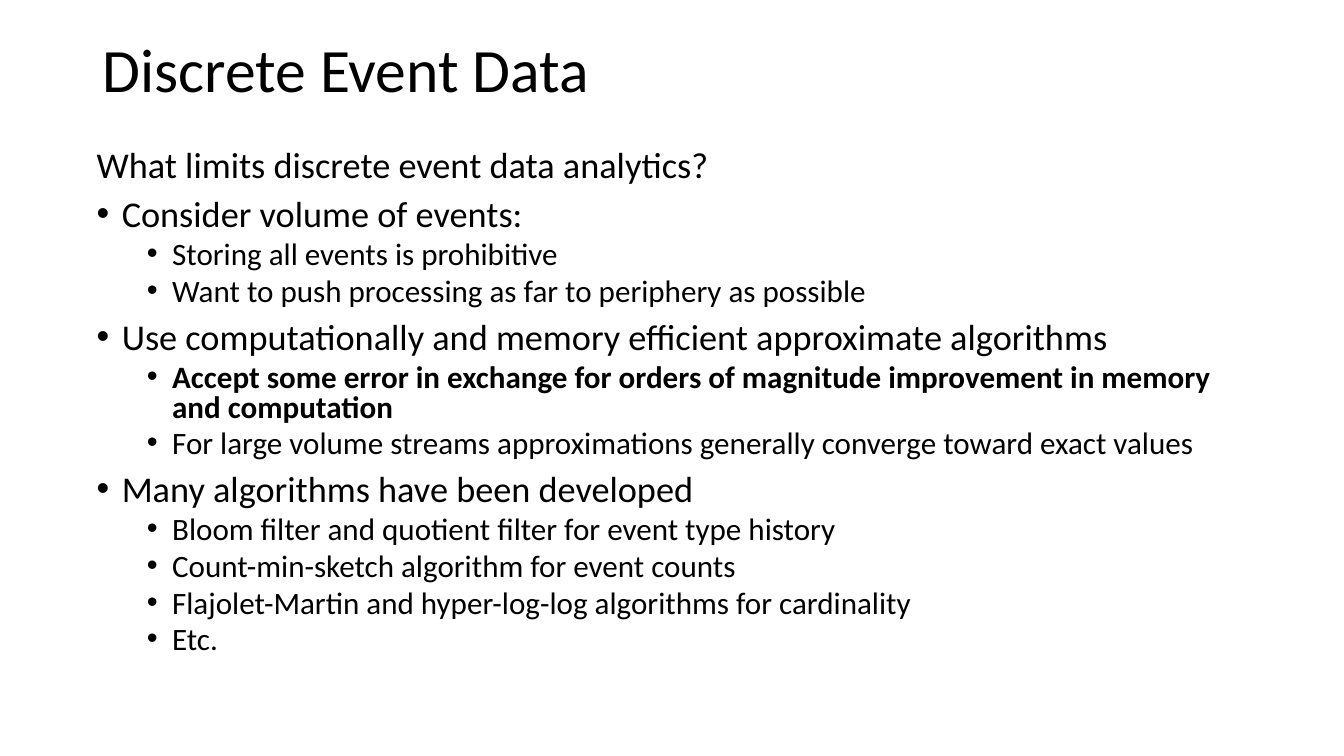
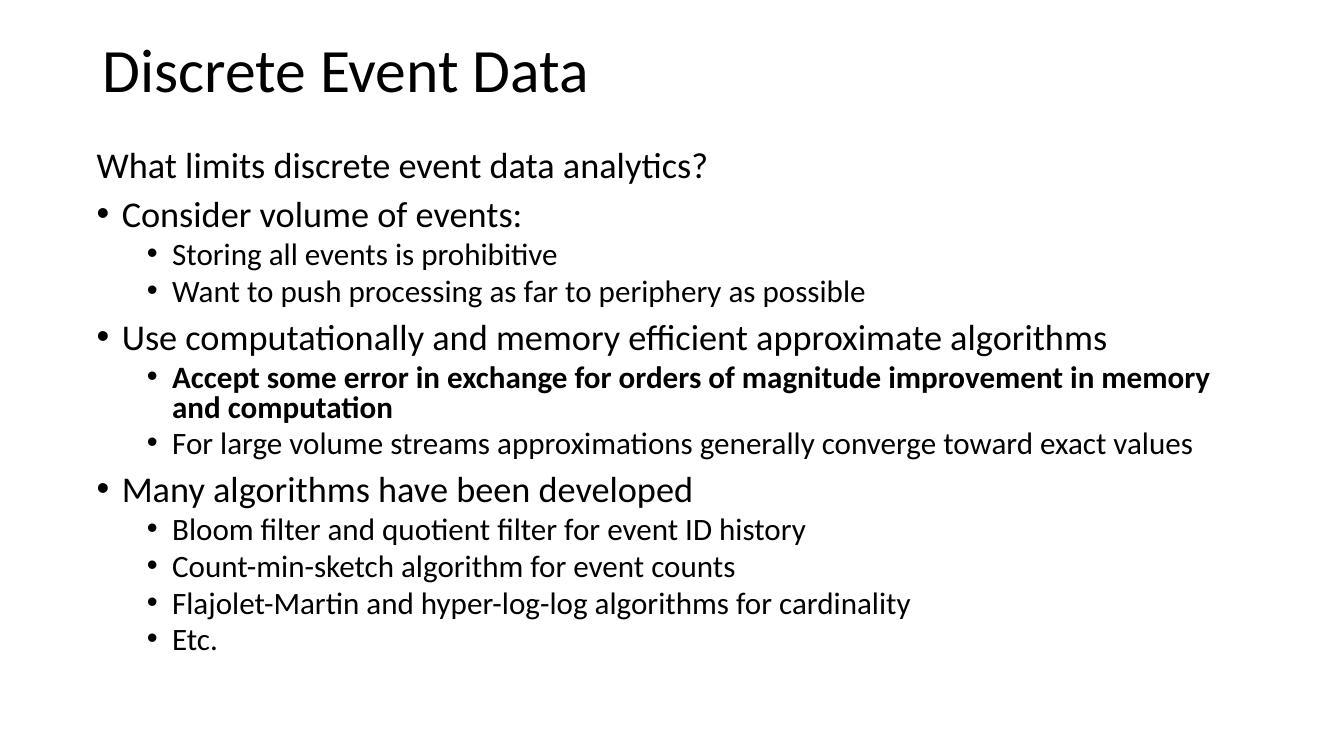
Before and after one commit to StephenElston/CSCI-E-108, a slide deck: slide 27 of slides/3_StreamingAnalytics.pptx. Drawn at 1344x756 pixels with LibreOffice and Linux fonts; fonts in the diff are those of the drawing. Boxes give left, top, right and bottom in pixels: in the first picture for what was removed or moved away, otherwise in the second. Text is boxed around its words. In the diff, an @@ line names an element or a change of style, - is before the commit and + after.

Commit message:
Corrected typos and fixed annimation errors

```diff
--- a/slides/3_StreamingAnalytics.pptx
+++ b/slides/3_StreamingAnalytics.pptx
@@ text at (172,518,806,545): text changed @@
-  • Bloom filter and quotient filter for event type history
+  • Bloom filter and quotient filter for event ID history
```
Also in this commit, not shown: 9 other slides changed, 1 slide removed.
